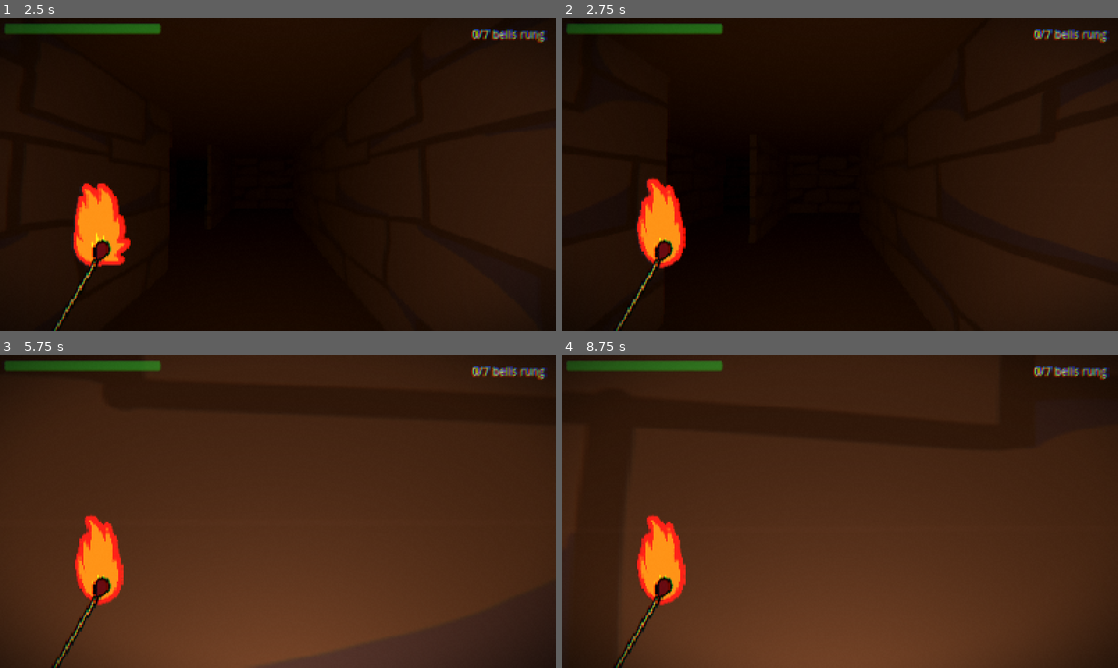
Above: before the commit, frames 1-4 (two rows, left to right).
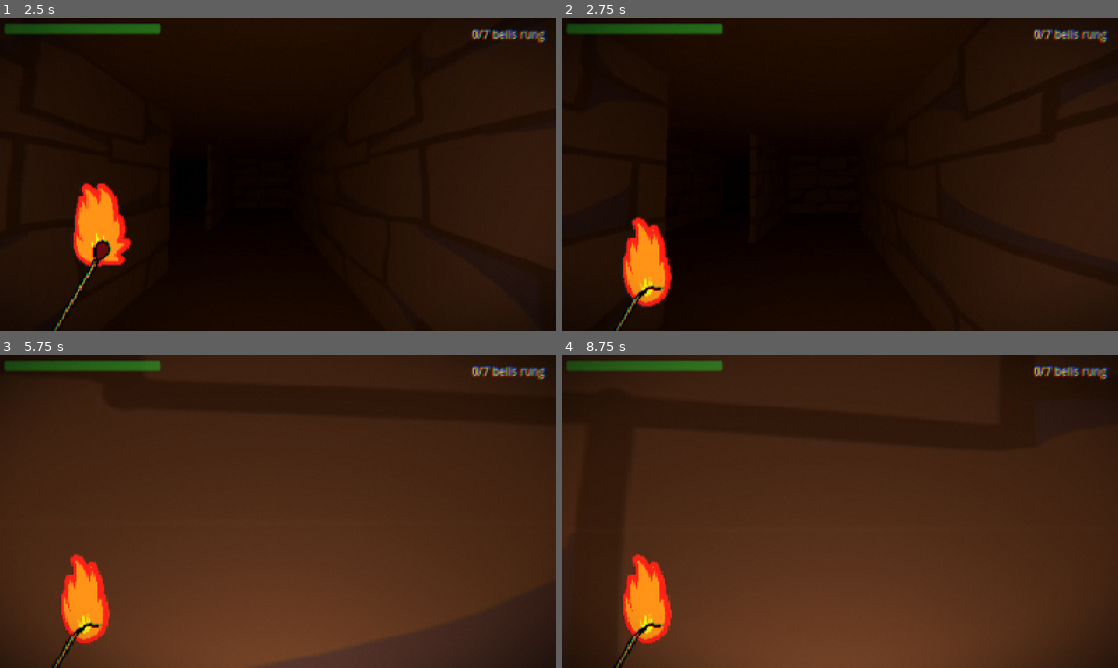
Above: after the commit, the same moments.

Repository: AvenirTheArtist/MazeGame
Game: Godot game, scene res://maps/maze_level.tscn
Two runs of this game, one before a commit and one after it. Both use one fixed random seed, a clock stepped at 60 frames per second and the inputs below.
Inputs (mouse positions are in pixels of both pictures, inside the frame that each line leads up to):
- Up to frame 1 (2.5 s): tap Enter (ui_accept) at 0.5, 0.77, 1.52 s; move the mouse to (305, 174) at 0.52 s; hold W (forward) from 0.53 s (still down); tap Shift (sprint) at 0.6, 1.35, 2.1 s; move the mouse to (250, 174) at 1.27 s; move the mouse to (289, 168) at 2.02 s
- Up to frame 2 (2.75 s): keep holding W (forward)
- Up to frame 3 (5.75 s): keep holding W (forward); move the mouse to (272, 517) at 2.77 s; tap Shift (sprint) every 0.75 s from 2.85 to 5.1 s; tap Enter (ui_accept) at 3.02, 3.77, 4.52 s; move the mouse to (316, 514) at 3.52 s; move the mouse to (233, 508) at 4.27 s; move the mouse to (283, 511) at 5.02 s
- Up to frame 4 (8.75 s): move the mouse to (817, 505) at 5.77 s; release W (forward) at 5.78 s; hold D (right) 5.78-6.53 s; tap Shift (sprint) every 0.75 s from 5.85 to 8.1 s; tap Enter (ui_accept) at 6.02, 6.77, 7.52 s; move the mouse to (867, 511) at 6.52 s; hold W (forward) from 6.53 s (still down); move the mouse to (812, 511) at 7.27 s; move the mouse to (851, 505) at 8.02 s

Frame 1 is identical in both runs. In frame 2, 3.0% of the frame differs, in the area x 11-23%, y 51-93%; in frame 3, 3.0%; in frame 4, 3.0%.

Commit message:
death logic, audio and organizing shaders

Diff:
--- /dev/null
+++ b/death_screen.tscn
@@ -0,0 +1,27 @@
+[gd_scene format=3 uid="uid://bd1oascijil8g"]
+
+[ext_resource type="Script" uid="uid://68qq5dgmctnb" path="res://scripts/death_screen.gd" id="1_if853"]
+
+[node name="death_screen" type="ColorRect" unique_id=387376510]
+anchors_preset = 15
+anchor_right = 1.0
+anchor_bottom = 1.0
+grow_horizontal = 2
+grow_vertical = 2
+color = Color(0, 0, 0, 1)
+script = ExtResource("1_if853")
+
+[node name="Label" type="Label" parent="." unique_id=67390325]
+layout_mode = 1
+anchors_preset = 8
+anchor_left = 0.5
+anchor_top = 0.5
+anchor_right = 0.5
+anchor_bottom = 0.5
+offset_left = -121.0
+offset_top = -11.5
+offset_right = 121.0
+offset_bottom = 11.5
+grow_horizontal = 2
+grow_vertical = 2
+text = "put some funny things here idk"
--- a/entities/ghost.tscn
+++ b/entities/ghost.tscn
@@ -15,6 +15,9 @@
 [sub_resource type="CylinderShape3D" id="CylinderShape3D_4a7c8"]
 resource_local_to_scene = true
 radius = 8.0
+
+[sub_resource type="CapsuleShape3D" id="CapsuleShape3D_4a7c8"]
+radius = 0.3
 
 [node name="ghost" type="CharacterBody3D" unique_id=1867606666]
 script = ExtResource("1_4a7c8")
@@ -36,6 +39,16 @@
 [node name="CollisionShape3D" type="CollisionShape3D" parent="player_proximity_detection" unique_id=1796393985]
 shape = SubResource("CylinderShape3D_4a7c8")
 
+[node name="kill_area" type="Area3D" parent="." unique_id=1944046346]
+
+[node name="CollisionShape3D" type="CollisionShape3D" parent="kill_area" unique_id=1052923480]
+shape = SubResource("CapsuleShape3D_4a7c8")
+debug_color = Color(0, 1, 0.9166665, 1)
+
+[node name="ghost_sprite" type="Sprite3D" parent="." unique_id=1061962938]
+billboard = 2
+
 [connection signal="target_reached" from="NavigationAgent3D" to="." method="_on_navigation_agent_3d_target_reached"]
 [connection signal="body_entered" from="player_proximity_detection" to="." method="_on_player_proximity_detection_body_entered"]
 [connection signal="body_exited" from="player_proximity_detection" to="." method="_on_player_proximity_detection_body_exited"]
+[connection signal="body_entered" from="kill_area" to="." method="_on_kill_area_body_entered"]
--- /dev/null
+++ b/main_menu.tscn
@@ -0,0 +1,33 @@
+[gd_scene format=3 uid="uid://cmdj4mgmded3t"]
+
+[node name="main_menu" type="Control" unique_id=586736589]
+layout_mode = 3
+anchors_preset = 15
+anchor_right = 1.0
+anchor_bottom = 1.0
+grow_horizontal = 2
+grow_vertical = 2
+
+[node name="VBoxContainer" type="VBoxContainer" parent="." unique_id=1687815714]
+layout_mode = 1
+anchors_preset = 8
+anchor_left = 0.5
+anchor_top = 0.5
+anchor_right = 0.5
+anchor_bottom = 0.5
+offset_left = -129.0
+offset_top = -77.0
+offset_right = 129.0
+offset_bottom = 77.0
+grow_horizontal = 2
+grow_vertical = 2
+
+[node name="start" type="Button" parent="VBoxContainer" unique_id=1631777938]
+layout_mode = 2
+theme_override_font_sizes/font_size = 48
+text = "start game"
+
+[node name="leave" type="Button" parent="VBoxContainer" unique_id=134979926]
+layout_mode = 2
+theme_override_font_sizes/font_size = 48
+text = "leave"
--- a/player_stuff/gui.tscn
+++ b/player_stuff/gui.tscn
@@ -5,7 +5,7 @@
 [ext_resource type="Texture2D" uid="uid://cn147efb2m4d3" path="res://images/firesprite.png" id="3_a72ct"]
 [ext_resource type="Script" uid="uid://dud7j7dedy5td" path="res://scripts/matchstickgui.gd" id="3_fldqh"]
 [ext_resource type="Texture2D" uid="uid://dslrupb447ixa" path="res://images/burntmatchstick.png" id="4_6uk0c"]
-[ext_resource type="Shader" uid="uid://c7w2wwk2il3nn" path="res://gui_pixelated.gdshader" id="6_y0ual"]
+[ext_resource type="Shader" uid="uid://c7w2wwk2il3nn" path="res://shaders/gui_pixelated.gdshader" id="6_y0ual"]
 
 [sub_resource type="Animation" id="Animation_y0ual"]
 length = 0.001
@@ -181,7 +181,6 @@
 texture = ExtResource("4_6uk0c")
 script = ExtResource("3_fldqh")
 matchstick_textures = Array[Texture2D]([ExtResource("2_l5pwb"), ExtResource("4_6uk0c")])
-matchstick_health = 15.0
 
 [node name="litpos" type="Control" parent="bottomleft/matchstickgui" unique_id=228410676]
 anchors_preset = 0
--- a/player_stuff/player.tscn
+++ b/player_stuff/player.tscn
@@ -2,7 +2,7 @@
 
 [ext_resource type="Script" uid="uid://bdqok8eh5tmtn" path="res://scripts/player.gd" id="1_t7sdc"]
 [ext_resource type="PackedScene" uid="uid://2ywcafmf5l5v" path="res://player_stuff/gui.tscn" id="2_fp3om"]
-[ext_resource type="Shader" uid="uid://dch6x6e0sxac8" path="res://pixelated_2.gdshader" id="2_gcccv"]
+[ext_resource type="Shader" uid="uid://dch6x6e0sxac8" path="res://shaders/pixelated_2.gdshader" id="2_gcccv"]
 
 [sub_resource type="Compositor" id="Compositor_43wku"]
 
--- /dev/null
+++ b/scripts/death_screen.gd
@@ -0,0 +1,8 @@
+extends ColorRect
+
+
+func _ready() -> void:
+	await get_tree().create_timer(
+		5.0, false
+	).timeout
+	get_tree().change_scene_to_file("res://main_menu.tscn")
--- a/scripts/ghost.gd
+++ b/scripts/ghost.gd
@@ -87,3 +87,10 @@
 		states.ALERTED:
 			next_dest = update_roaming()
 			state = states.ROAMING
+
+## kill the player
+func _on_kill_area_body_entered(body: Node3D) -> void:
+	if body.is_in_group("player"):
+		var look_pos = self.global_position
+		look_pos.y += 1
+		player.die(look_pos)
--- /dev/null
+++ b/scripts/main_menu.gd
@@ -0,0 +1,15 @@
+extends Control
+
+@export var level: PackedScene
+@onready var buttons = {
+	"start": $VBoxContainer/start,
+	"leave": $VBoxContainer/leave
+}
+
+
+func _on_start_pressed() -> void:
+	get_tree().change_scene_to_packed(level)
+
+
+func _on_leave_pressed() -> void:
+	get_tree().quit()
--- a/scripts/player.gd
+++ b/scripts/player.gd
@@ -15,6 +15,7 @@
 @export var sensitivity = 0.1
 
 var sprinting = false
+var can_rotate = true
 
 var lantern_empowered = false
 var lantern_time: float
@@ -59,28 +60,28 @@
 	velocity.x = lerp(velocity.x, speed * direction_final.x, acceleration * delta)
 	velocity.z = lerp(velocity.z, speed * direction_final.z, acceleration * delta)
 	## /// end of movement
-
-
-
 	move_and_slide()
 
 ## rotate camera
 func _input(event) -> void:
-	if event is InputEventMouseMotion:
+	if event is InputEventMouseMotion and can_rotate:
 		head.rotation_degrees.y -= event.relative.x * sensitivity
 		head.rotation_degrees.x -= event.relative.y * sensitivity
 		head.rotation.x = clamp(head.rotation.x, deg_to_rad(-90), deg_to_rad(90))
 
-
 func change_lantern_brightness(value: float) -> void:
 	light_lantern.light_energy = value
 
-
-func take_damage(damage_taken: float) -> void:
-	hp -= damage_taken
-	if hp <= 0:
-		die()
-
-func die() -> void:
-	## need a proper death code
-	pass
+## when the ghost touches you it sends its head position
+## and your camera snaps to its head pos for a "jumpscare"
+func die(look_pos: Vector3) -> void:
+	#$death_sound.play() ## ATTENTION replace this with a sound
+	head.position.y = 1.0
+	can_rotate = false
+	head.look_at(look_pos)
+	await get_tree().create_timer(
+		2.0,
+		false
+	).timeout
+	get_tree().change_scene_to_file("res://death_screen.tscn")
+	## show a death screen
Not shown, added: scripts/death_screen.gd.uid
Not shown, added: scripts/main_menu.gd.uid
Renamed: camera_pixelated.gdshader -> shaders/camera_pixelated.gdshader
Renamed: camera_pixelated.gdshader.uid -> shaders/camera_pixelated.gdshader.uid
Renamed: gui_pixelated.gdshader -> shaders/gui_pixelated.gdshader
Renamed: gui_pixelated.gdshader.uid -> shaders/gui_pixelated.gdshader.uid
Renamed: pixelated_2.gdshader -> shaders/pixelated_2.gdshader
Renamed: pixelated_2.gdshader.uid -> shaders/pixelated_2.gdshader.uid
Not shown, added: sounds/aggressive noise.mp3.import
Not shown, added: sounds/aggressive noise.mp3
